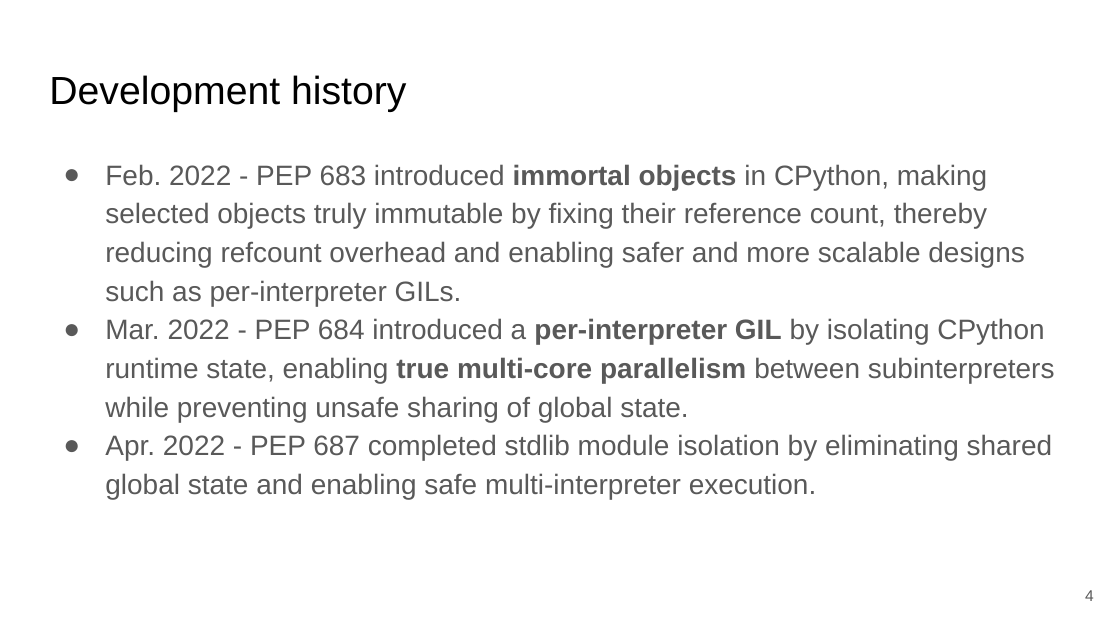
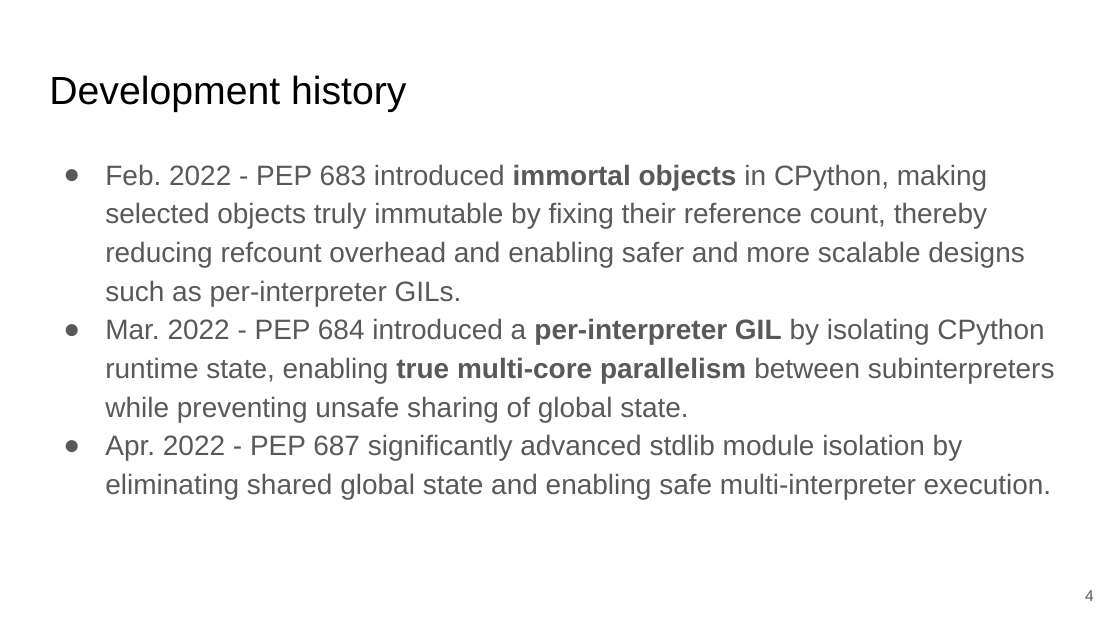
Before and after one commit to SSStas/mipt-python-course, a slide deck: slide 4 of subinterpreters_project/Subinterpreters.pptx. Drawn at 1120x630 pixels with LibreOffice and Linux fonts; fonts in the diff are those of the drawing. Boxes give left, top, right and bottom in pixels: in the first picture for what was removed or moved away, otherwise in the second. Text is boxed around its words. In the diff, an @@ line names an element or a change of style, - is before the commit and + after.

Commit message:
Fixed presentation; added subinterpreters isolation check

```diff
--- a/subinterpreters_project/Subinterpreters.pptx
+++ b/subinterpreters_project/Subinterpreters.pptx
@@ text at (105,434,1052,499): text changed @@
-● Apr. 2022 - PEP 687 completed stdlib module isolation by eliminating shared global state and enabling safe multi-interpreter execution.
+● Apr. 2022 - PEP 687 significantly advanced stdlib module isolation by eliminating shared global state and enabling safe multi-interpreter execution.
```
Also in this commit, not shown: 18 other slides changed, 3 slides added, 1 slide removed, 7 other files.
